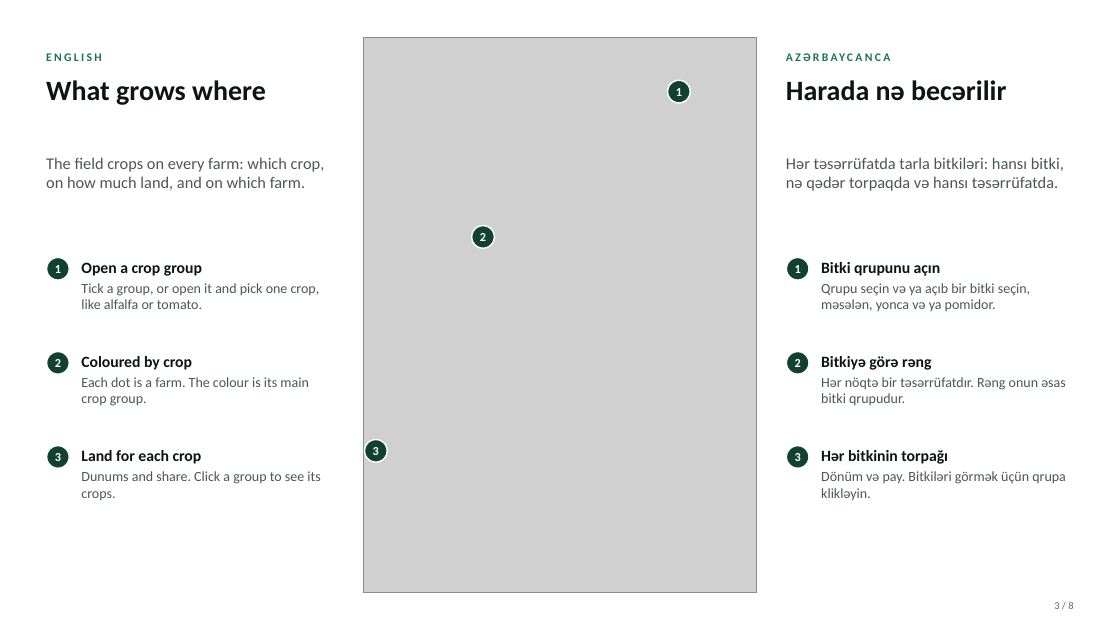
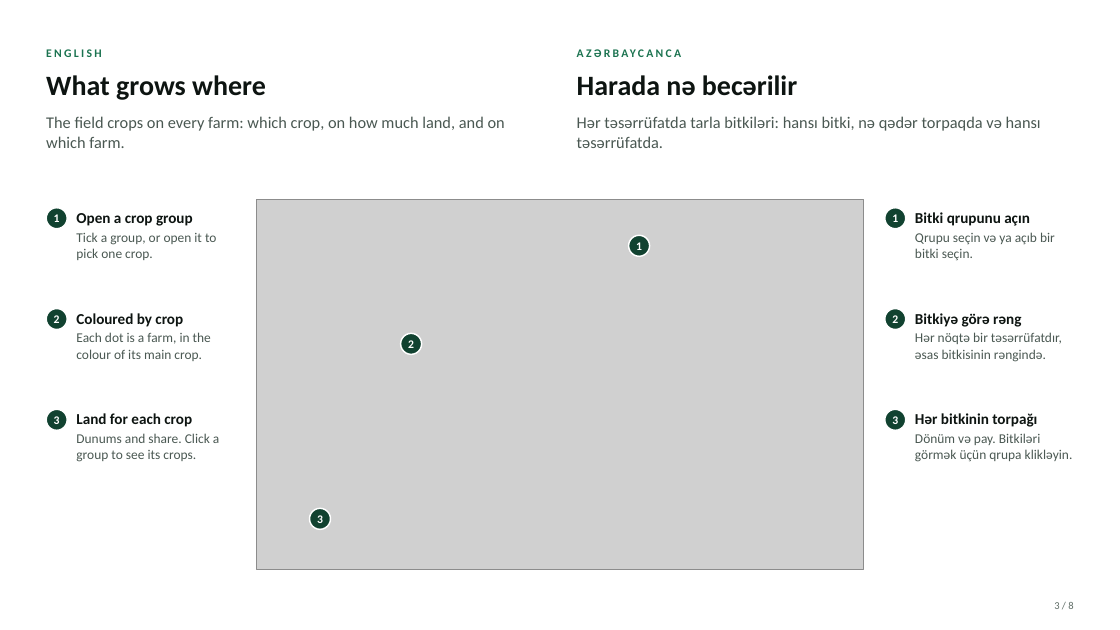
Before and after one commit to romainbigare/adafsa-mockup, a slide deck: slide 3 of docs/ADAFSA_Platform_Tour_EN_AZ.pptx. Drawn at 1120x630 pixels with LibreOffice and Linux fonts; fonts in the diff are those of the drawing; grey boxes stand for pictures. Boxes give left, top, right and bottom in pixels: in the first picture for what was removed or moved away, otherwise in the second. Text is boxed around its words. In the diff, an @@ line names an element or a change of style, - is before the commit and + after.

```diff
--- a/docs/ADAFSA_Platform_Tour_EN_AZ.pptx
+++ b/docs/ADAFSA_Platform_Tour_EN_AZ.pptx
@@ text "ENGLISH": place and size @@
-text "ENGLISH" at <box>46,53,102,61</box>
+text "ENGLISH" at <box>46,49,102,57</box>
@@ text "AZƏRBAYCANCA" rewrapped from <box>786,46,1075,68</box> to <box>577,42,1075,64</box> @@
@@ text "What grows where": place and size @@
-text "What grows where" at <box>46,80,266,105</box>
+text "What grows where" at <box>46,75,266,100</box>
@@ text "Harada nə becərilir": place and size @@
-text "Harada nə becərilir" at <box>786,80,1006,101</box>
+text "Harada nə becərilir" at <box>577,75,797,96</box>
@@ text "The field crops on every ..." rewrapped from <box>46,157,325,190</box> to <box>46,116,505,148</box> @@
@@ text "Hər təsərrüfatda tarla bitkiləri: hansı ..." rewrapped from <box>786,157,1064,191</box> to <box>577,116,1041,148</box> @@
@@ ellipse "1": place and size @@
-ellipse "1" at <box>47,257,70,280</box>
+ellipse "1" at <box>46,208,67,229</box>
@@ text "Open a crop group": place and size @@
-text "Open a crop group" at <box>81,262,320,309</box>
+text "Open a crop group" at <box>76,213,216,260</box>
@@ picture: place and size @@
-picture at <box>364,38,757,592</box>
+picture at <box>256,199,864,570</box>
@@ ellipse "1": place and size @@
-ellipse "1" at <box>786,257,809,280</box>
+ellipse "1" at <box>885,208,906,229</box>
@@ text "Bitki qrupunu açın": place and size @@
-text "Bitki qrupunu açın" at <box>821,283,1030,311</box>
+text "Bitki qrupunu açın" at <box>915,232,1055,261</box>
@@ text "Bitki qrupunu açın" at <box>915,232,1055,261</box>: size 13.5 to 13 pt in "Bitki qrupunu açın" @@
@@ text at <box>76,233,216,260</box>: text changed; size 12 to 11.5 pt @@
-Tick a group, or open it and pick one crop, like alfalfa or tomato.
+Tick a group, or open it to pick one crop.
@@ text at <box>76,213,193,226</box>: size 13.5 to 13 pt in "Open a crop group" @@
@@ size 10.5 to 10 pt in 9 elements at <box>46,409,67,430</box>, <box>46,308,67,329</box>, <box>46,208,67,229</box>, <box>885,409,906,430</box>, <box>885,308,906,329</box>, <box>309,508,330,529</box>, <box>885,208,906,229</box>, <box>401,334,422,355</box>, <box>628,235,649,256</box> @@
@@ ellipse "1": place and size @@
-ellipse "1" at <box>668,81,691,103</box>
+ellipse "1" at <box>628,235,649,256</box>
@@ text at <box>915,232,1055,261</box>: text changed; size 12 to 11.5 pt @@
-Qrupu seçin və ya açıb bir bitki seçin, məsələn, yonca və ya pomidor.
+Qrupu seçin və ya açıb bir bitki seçin.
@@ ellipse "2": place and size @@
-ellipse "2" at <box>47,351,70,374</box>
+ellipse "2" at <box>46,308,67,329</box>
@@ text "Land for each crop": place and size @@
-text "Land for each crop" at <box>81,450,320,500</box>
+text "Land for each crop" at <box>76,316,219,462</box>
@@ text "Land for each crop" at <box>76,316,219,462</box>: size 13.5 to 13 pt in "Land for each crop"; size 12 to 11.5 pt in "Dunums and share. Click a group to ..."; less space between paragraphs @@
@@ text "Coloured by crop": place and size @@
-text "Coloured by crop" at <box>81,356,308,406</box>
+text "Coloured by crop" at <box>76,332,211,361</box>
@@ text "Coloured by crop" at <box>76,332,211,361</box>: size 13.5 to 13 pt in "Coloured by crop" @@
@@ ellipse "2": place and size @@
-ellipse "2" at <box>786,351,809,374</box>
+ellipse "2" at <box>885,308,906,329</box>
@@ text at <box>915,313,1021,327</box>: size 13.5 to 13 pt in "Bitkiyə görə rəng" @@
@@ text "Bitkiyə görə rəng": place and size @@
-text "Bitkiyə görə rəng" at <box>821,356,1066,405</box>
+text "Bitkiyə görə rəng" at <box>915,313,1062,362</box>
@@ text at <box>76,332,211,361</box>: text changed; size 12 to 11.5 pt @@
-Each dot is a farm. The colour is its main crop group.
+Each dot is a farm, in the colour of its main crop.
@@ ellipse "2": place and size @@
-ellipse "2" at <box>472,226,495,249</box>
+ellipse "2" at <box>401,334,422,355</box>
@@ text at <box>915,332,1062,362</box>: text changed; size 12 to 11.5 pt @@
-Hər nöqtə bir təsərrüfatdır. Rəng onun əsas bitki qrupudur.
+Hər nöqtə bir təsərrüfatdır, əsas bitkisinin rəngində.
@@ ellipse "3": place and size @@
-ellipse "3" at <box>47,445,70,468</box>
+ellipse "3" at <box>46,409,67,430</box>
@@ ellipse "3": place and size @@
-ellipse "3" at <box>786,445,809,468</box>
+ellipse "3" at <box>885,409,906,430</box>
@@ text "Hər bitkinin torpağı": place and size @@
-text "Hər bitkinin torpağı" at <box>821,450,1066,501</box>
+text "Hər bitkinin torpağı" at <box>915,413,1073,462</box>
@@ text "Hər bitkinin torpağı" at <box>915,413,1073,462</box>: size 13.5 to 13 pt in "Hər bitkinin torpağı"; size 12 to 11.5 pt in "Dönüm və pay. Bitkiləri görmək üçün qrupa ..."; less space between paragraphs @@
@@ ellipse "3": place and size @@
-ellipse "3" at <box>365,439,387,462</box>
+ellipse "3" at <box>309,508,330,529</box>
```
Also in this commit, not shown: 6 other slides changed, 9 other files.
